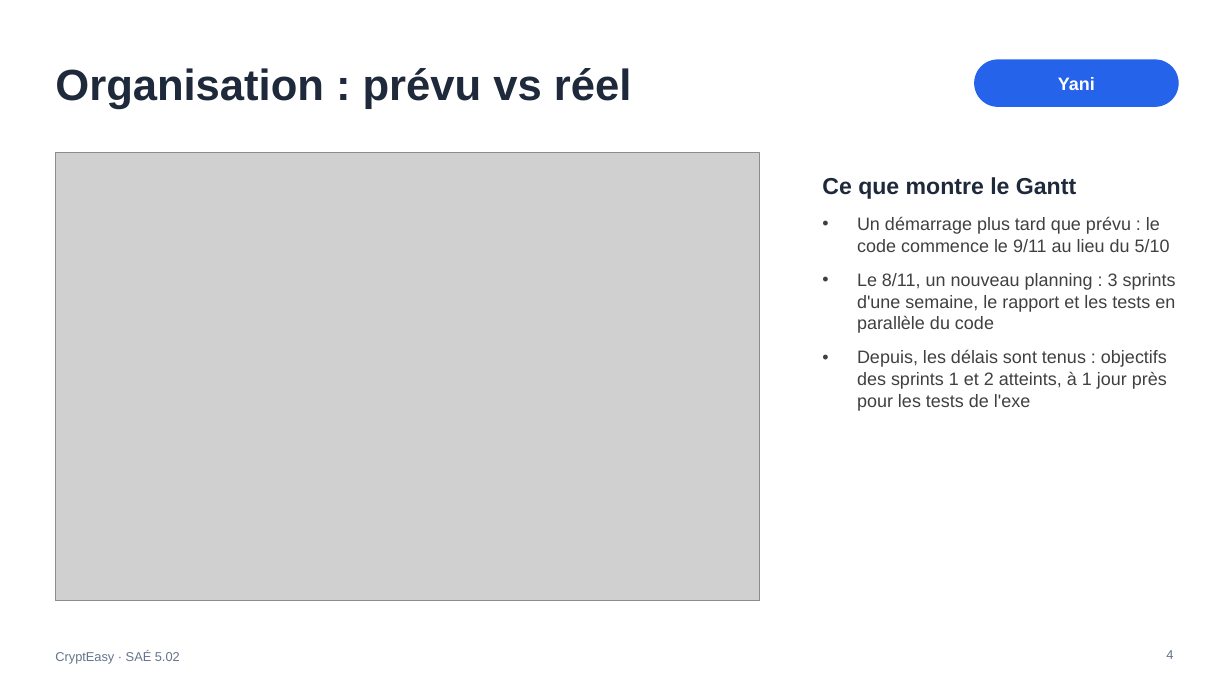
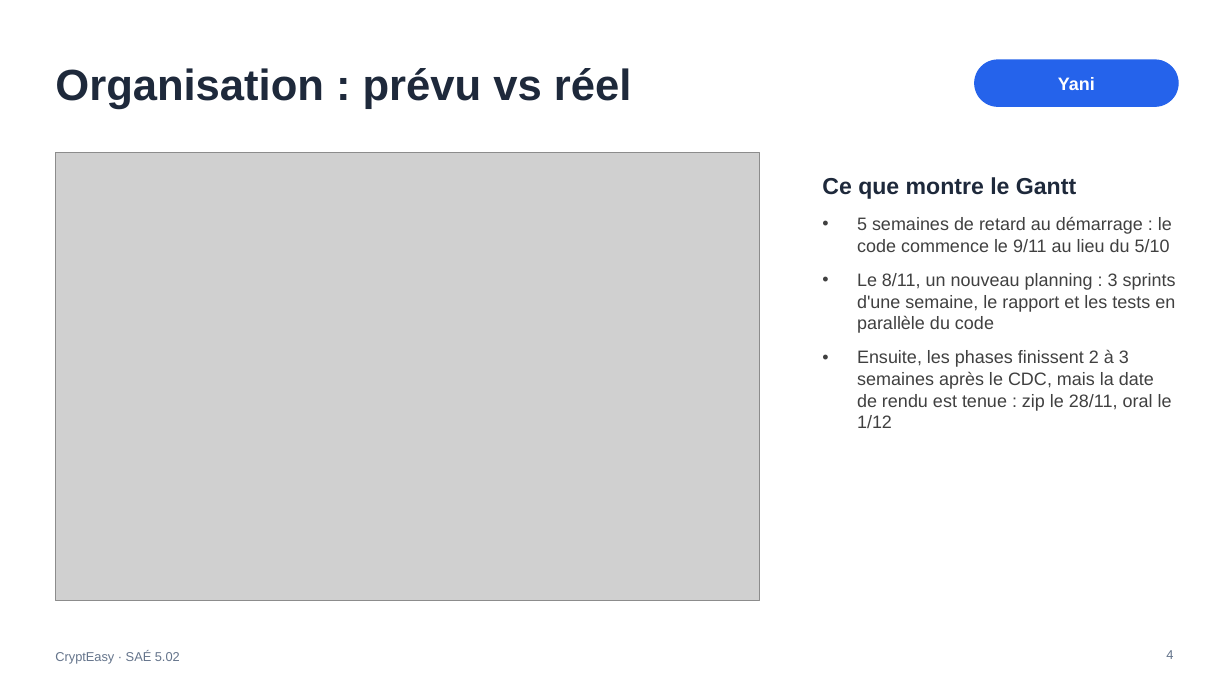
Before and after one commit to DiogoF-Hub/CryptEasy, a slide deck: slide 4 of docs/slides/CryptEasy_Soutenance_modele.pptx. Drawn at 1232x693 pixels with LibreOffice and Linux fonts; fonts in the diff are those of the drawing; grey boxes stand for pictures. Boxes give left, top, right and bottom in pixels: in the first picture for what was removed or moved away, otherwise in the second. Text is boxed around its words. In the diff, an @@ line names an element or a change of style, - is before the commit and + after.

```diff
--- a/docs/slides/CryptEasy_Soutenance_modele.pptx
+++ b/docs/slides/CryptEasy_Soutenance_modele.pptx
@@ text at [857, 216, 1172, 252]: text changed @@
-• Un démarrage plus tard que prévu : le code commence le 9/11 au lieu du 5/10
+• 5 semaines de retard au démarrage : le code commence le 9/11 au lieu du 5/10
@@ text at [857, 350, 1172, 428]: text changed @@
-• Depuis, les délais sont tenus : objectifs des sprints 1 et 2 atteints, à 1 jour près pour les tests de l'exe
+• Ensuite, les phases finissent 2 à 3 semaines après le CDC, mais la date de rendu est tenue : zip le 28/11, oral le 1/12
```
Also in this commit, not shown: 2 other slides changed, 16 other files.
